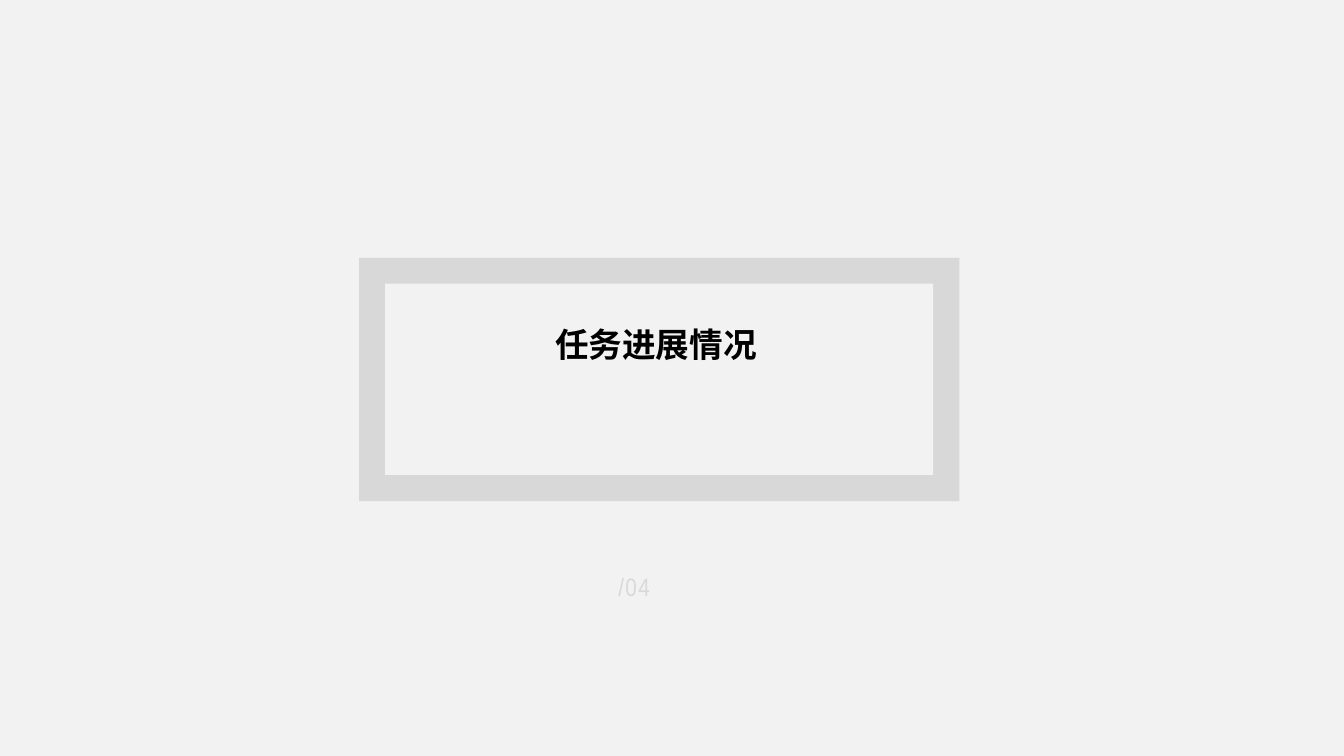
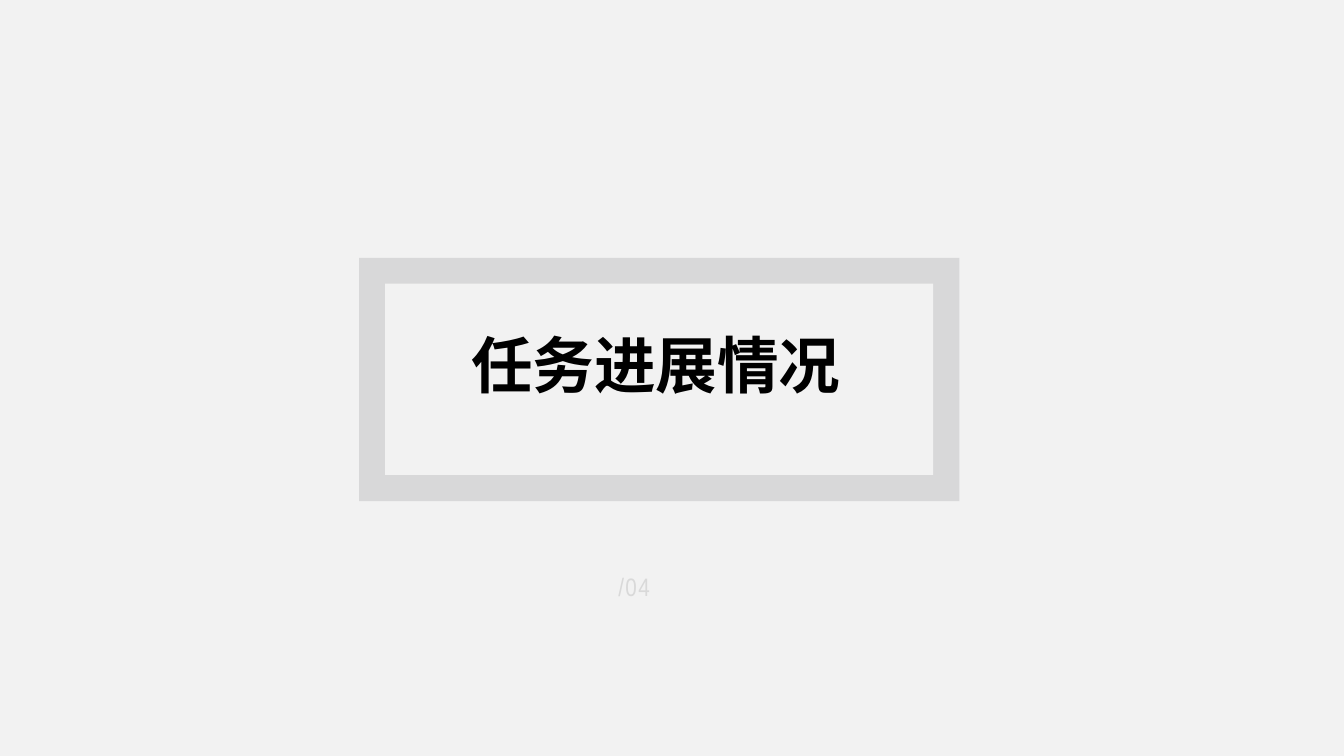
Before and after one commit to lemonghub/xmgl-blog, a slide deck: slide 18 of doc/文档/个人博客.pptx (slide 16 before the commit). Drawn at 1344x756 pixels with LibreOffice and Linux fonts; fonts in the diff are those of the drawing. Boxes give left, top, right and bottom in pixels: in the first picture for what was removed or moved away, otherwise in the second. Text is boxed around its words. In the diff, an @@ line names an element or a change of style, - is before the commit and + after.

```diff
--- a/doc/文档/个人博客.pptx
+++ b/doc/文档/个人博客.pptx
@@ title "任务进展情况" moved from (x1=555, y1=328, x2=757, y2=360) to (x1=471, y1=335, x2=841, y2=394) @@
@@ title "任务进展情况" at (x1=471, y1=335, x2=841, y2=394): size 24 to 44 pt @@
```
Also in this commit, not shown: 10 other slides changed, 7 slides added, 8 slides removed, 1 other file.
